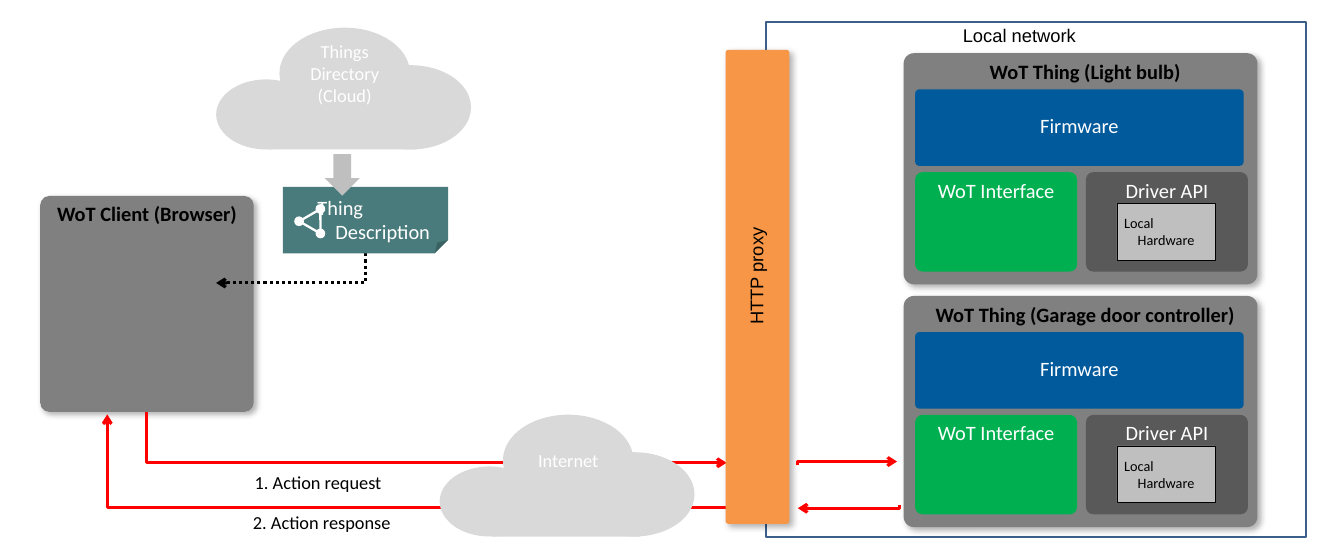
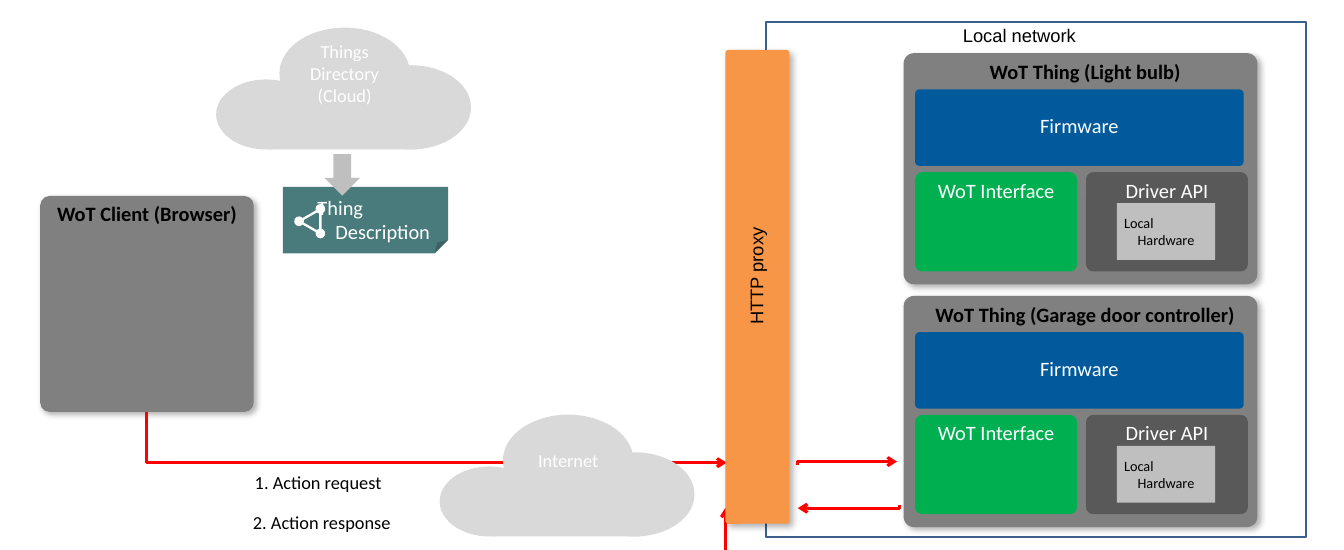
Before and after one commit to w3c/wot-security, a slide deck: slide 3 of images/Security_scenarios.pptx. Drawn at 1344x550 pixels with LibreOffice and Linux fonts; fonts in the diff are those of the drawing. Boxes give left, top, right and bottom in pixels: in the first picture for what was removed or moved away, otherwise in the second. Text is boxed around its words. In the diff, an @@ line names an element or a change of style, - is before the commit and + after.

```diff
--- a/images/Security_scenarios.pptx
+++ b/images/Security_scenarios.pptx
@@ rectangle "Local" at <box>1117,203,1216,260</box>: outline #000000 0.51 pt to none @@
@@ text in rectangle at <box>1124,218,1195,245</box>: text changed @@
-Local
-Hardware
+Local
+Hardware
@@ elbow arrow removed from (365, 254) to (216, 283) @@
@@ rectangle "Local" at <box>1117,446,1216,502</box>: outline #000000 0.51 pt to none @@
@@ text in rectangle at <box>1124,461,1195,488</box>: text changed @@
-Local
-Hardware
+Local
+Hardware
@@ elbow arrow moved from (726, 507) - (107, 414) to (1344, 550) - (726, 507) @@
```
Also in this commit, not shown: 9 other slides changed, 2 other files.
